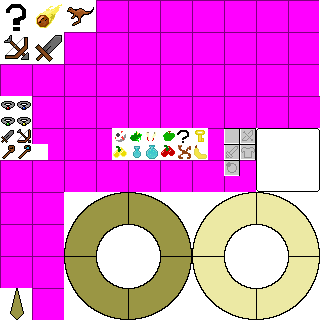
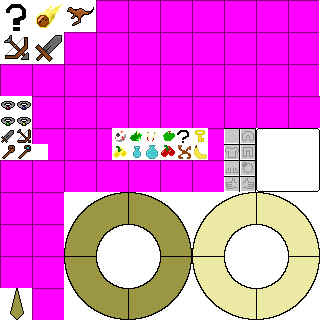
Layer changes from the first w=320, h=320 image to the second:
painted on "Layer" over [left=224, top=130, right=256, bottom=192]
